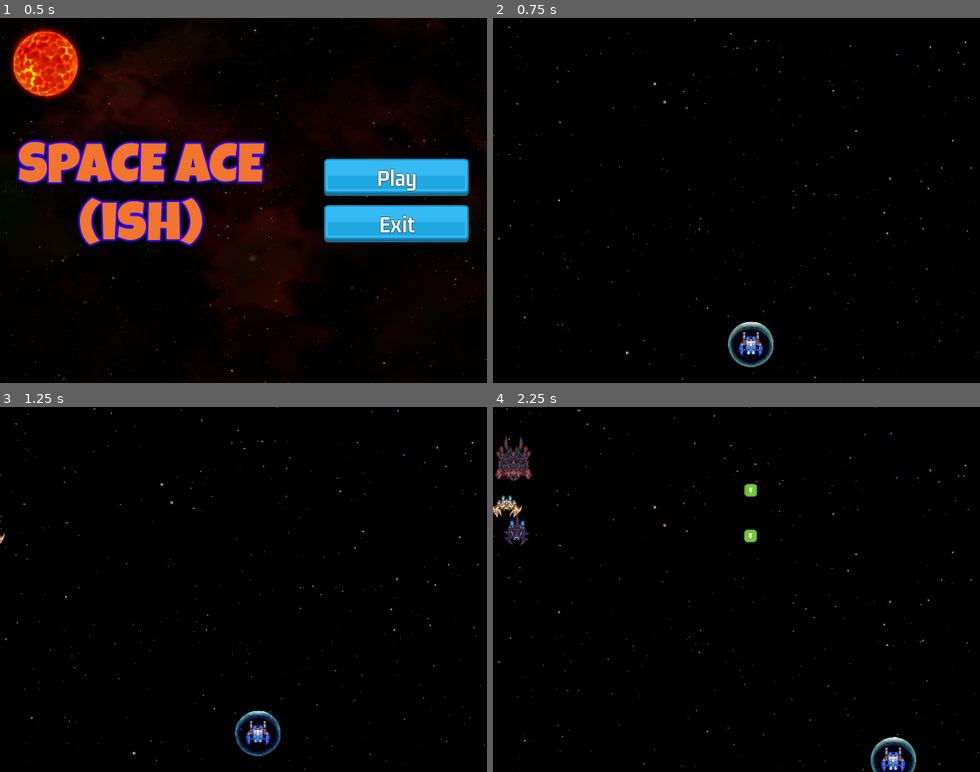
Above: before the commit, frames 1-4 (two rows, left to right).
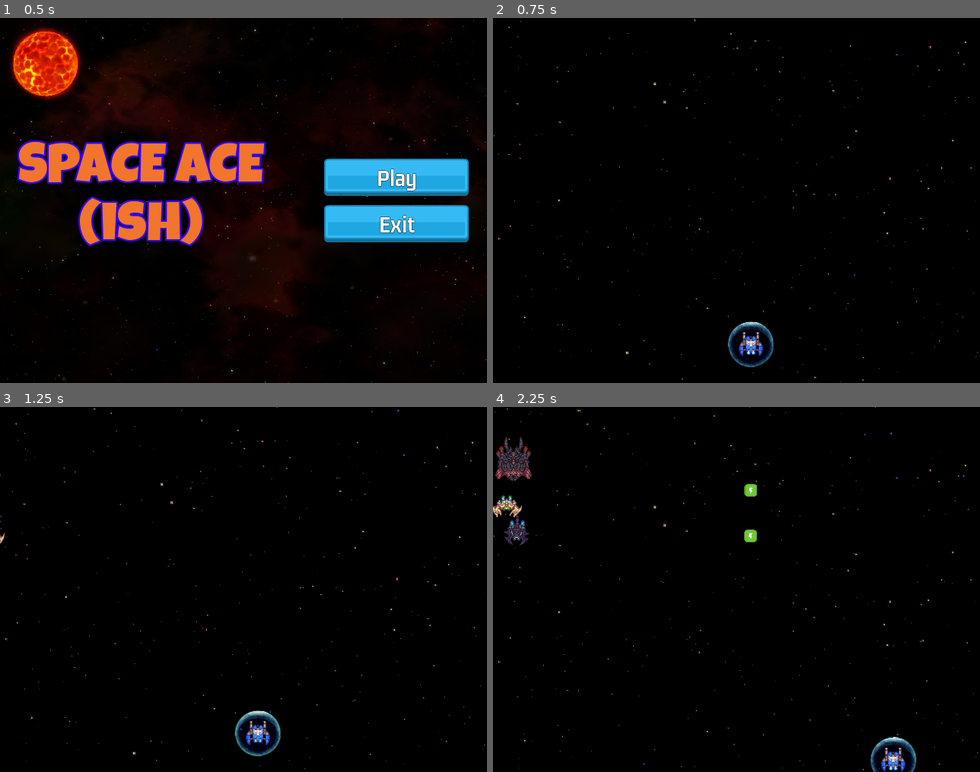
Above: after the commit, the same moments.

Repository: jaerrib/learning-godot
Game: Godot game, scene res://scenes/main/main.tscn
Two runs of this game, one before a commit and one after it. Both use one fixed random seed, a clock stepped at 60 frames per second and the inputs below.
Inputs:
- Up to frame 1 (0.5 s): no input
- Up to frame 2 (0.75 s): click "Play" at 0.5 s
- Up to frame 3 (1.25 s): no input
- Up to frame 4 (2.25 s): hold D (right) 1.28-2.03 s; tap M (maker) at 1.35, 2.1 s; hold S (down) from 2.03 s (still down)

Frame 1 is identical in both runs. In frame 2, 0.3% of the frame differs, in the area x 48-58%, y 83-96%; in frame 3, 0.1%; in frame 4, 0.1%.

Commit message:
Move flicker function to make accessible elsewhere

Diff:
--- a/space-ace/classes/space_utils.gd
+++ b/space-ace/classes/space_utils.gd
@@ -5,3 +5,8 @@
 	var animations: PackedStringArray = anim.sprite_frames.get_animation_names()
 	var random_animation: String = animations[randi() % animations.size()]
 	anim.play(random_animation)
+
+
+static func sprite_flicker(sprite: Sprite2D) -> void:
+	var flicker_amount: float = randf_range(1.0, 2.0)
+	sprite.self_modulate = Color(flicker_amount, flicker_amount, flicker_amount)
--- a/space-ace/scenes/shield/shield.gd
+++ b/space-ace/scenes/shield/shield.gd
@@ -23,8 +23,8 @@
 
 
 func _process(delta: float) -> void:
-	var shield_flicker: float = randf_range(1.0, 2.0)
-	sprite_2d.self_modulate = Color(shield_flicker, shield_flicker, shield_flicker)
+	SpaceUtils.sprite_flicker(sprite_2d)
+
 
 func enable_shield() -> void:
 	_health = start_health
--- a/space-ace/scenes/shield/shield.tscn
+++ b/space-ace/scenes/shield/shield.tscn
@@ -48,6 +48,7 @@
 collision_layer = 32
 collision_mask = 8
 script = ExtResource("1_tq7iw")
+start_health = null
 
 [node name="Sprite2D" type="Sprite2D" parent="."]
 rotation = -1.5708
